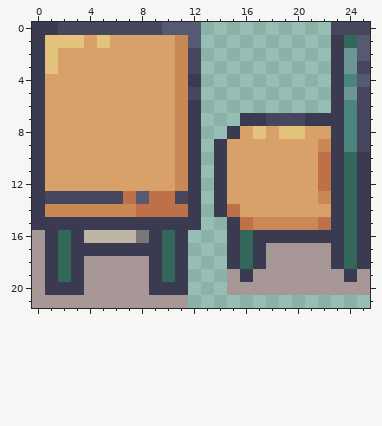
One commit to this pixel-art sprite: assets/icons/lavice.png. Above is the file before it was changed.
The file is 26x22 pixels.
The same view after the edit:
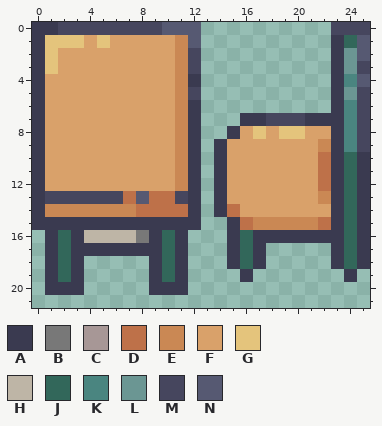
Palette (. is transparent): A #3a3a50  B #787878  C #a79796  D #be7149  E #ca8854  F #d9a16a  G #e4c47c  H #beb5a6  J #32675a  K #4a8580  L #6b9693  M #46465e  N #565972
Edits made:
Colour C is removed in row 16 at x 0; in row 17 at x 0 and 18 to 22; in row 18 at x 0, 4 to 8 and 18 to 22; in row 19 at x 0, 4 to 8, 15, 17 to 23 and 25; in row 20 at x 0, 4 to 8 and 15 to 25; in row 21 at x 0 to 11.
Changed places in both pictures, as pixel boxes (x1, y1, x2, y2):
erased: (32, 230, 188, 308)
erased: (227, 243, 370, 295)
